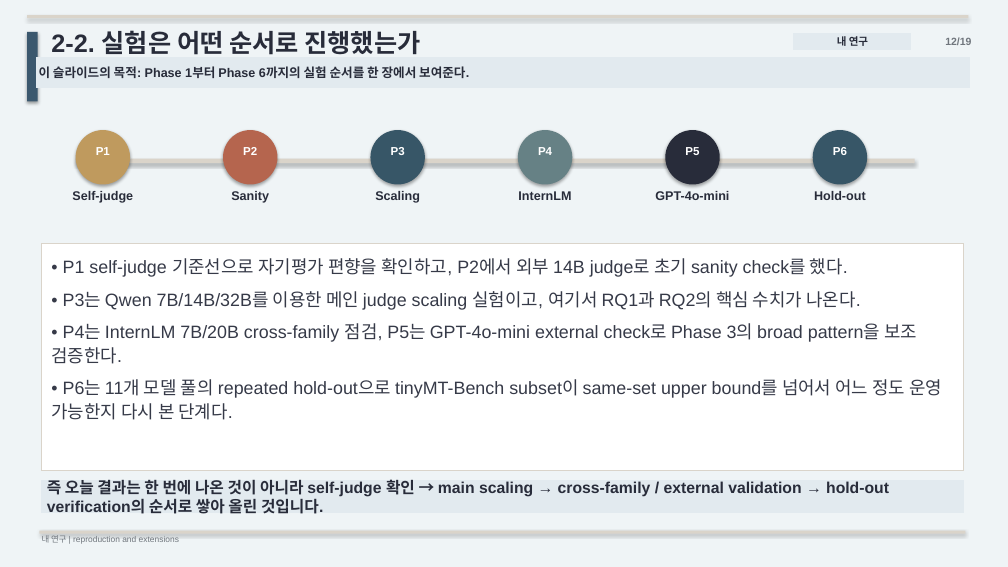
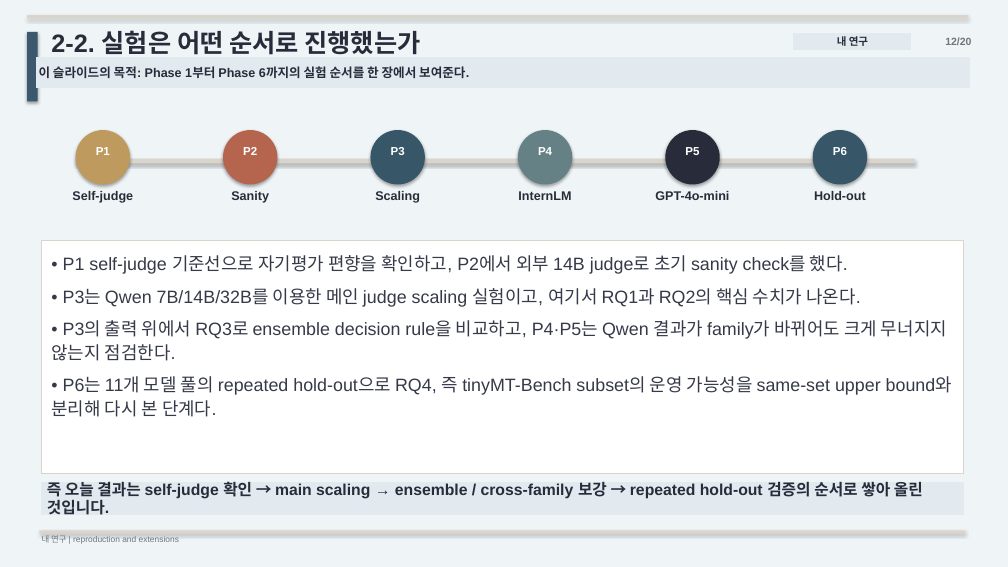
Before and after one commit to kook222/mt_bench_repro, a slide deck: slide 12 of presentation/mt_bench_paper_study.pptx. Drawn at 1008x567 pixels with LibreOffice and Linux fonts; fonts in the diff are those of the drawing. Boxes give left, top, right and bottom in pixels: in the first picture for what was removed or moved away, otherwise in the second. Text is boxed around its words. In the diff, an @@ line names an element or a change of style, - is before the commit and + after.

Commit message:
refine four-rq study deck and paper wording

```diff
--- a/presentation/mt_bench_paper_study.pptx
+++ b/presentation/mt_bench_paper_study.pptx
@@ text at (x1=945, y1=37, x2=971, y2=45): text changed @@
-12/19
+12/20
@@ text in rectangle at (x1=51, y1=320, x2=952, y2=417): text changed @@
-• P4는 InternLM 7B/20B cross-family 점검, P5는 GPT-4o-mini external check로 Phase 3의 broad pattern을 보조 검증한다.
-• P6는 11개 모델 풀의 repeated hold-out으로 tinyMT-Bench subset이 same-set upper bound를 넘어서 어느 정도 운영 가능한지 다시 본 단계다.
+• P3의 출력 위에서 RQ3로 ensemble decision rule을 비교하고, P4·P5는 Qwen 결과가 family가 바뀌어도 크게 무너지지 않는지 점검한다.
+• P6는 11개 모델 풀의 repeated hold-out으로 RQ4, 즉 tinyMT-Bench subset의 운영 가능성을 same-set upper bound와 분리해 다시 본 단계다.
@@ text in rectangle at (x1=47, y1=481, x2=923, y2=515): text changed @@
-즉 오늘 결과는 한 번에 나온 것이 아니라 self-judge 확인 → main scaling → cross-family / external validation → hold-out verification의 순서로 쌓아 올린 것입니다.
+즉 오늘 결과는 self-judge 확인 → main scaling → ensemble / cross-family 보강 → repeated hold-out 검증의 순서로 쌓아 올린 것입니다.
```
Also in this commit, not shown: 17 other slides changed, 1 slide added, 6 other files.
